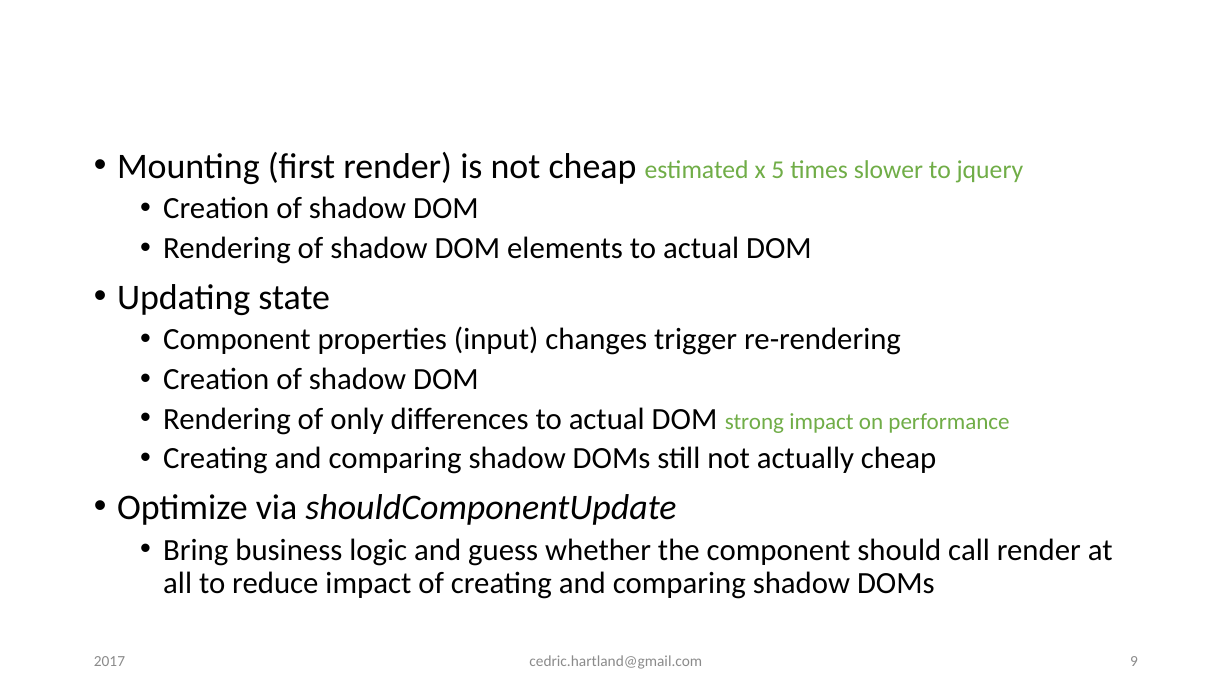
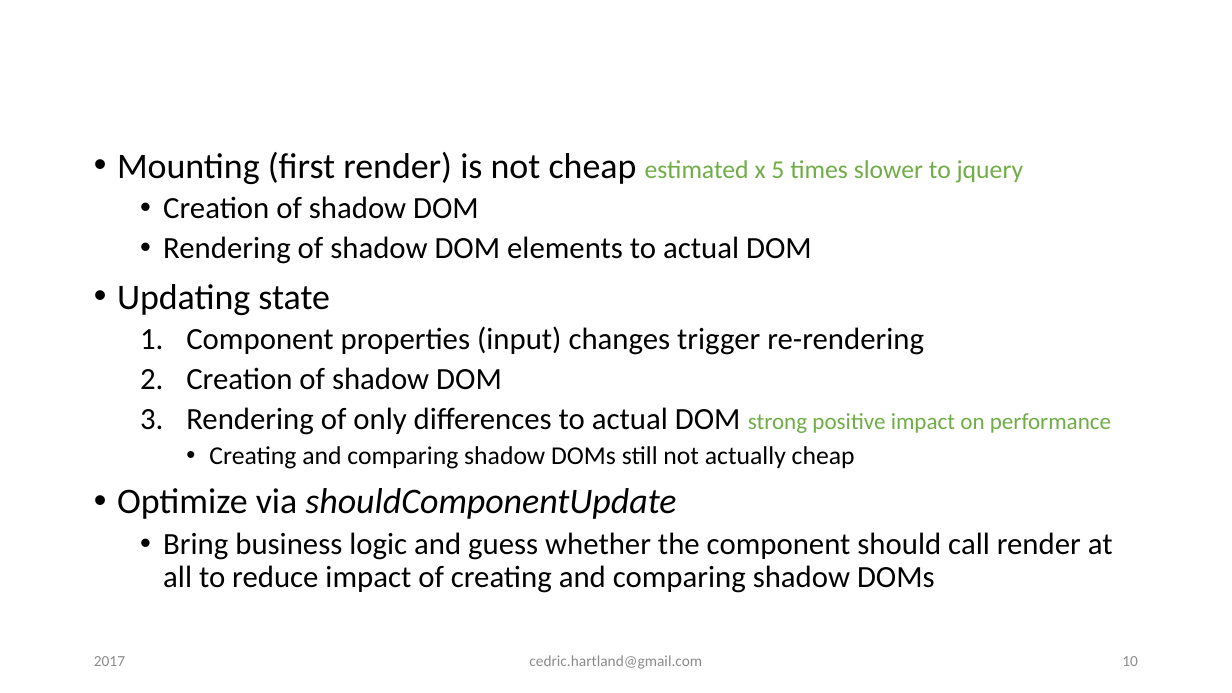
Before and after one commit to gigacool/react-redux-presentation, a slide deck: slide 10 of docs/React & Redux.pptx (slide 9 before the commit). Drawn at 1232x693 pixels with LibreOffice and Linux fonts; fonts in the diff are those of the drawing; background and template pictures are left out. Boxes give left, top, right and bottom in pixels: in the first picture for what was removed or moved away, otherwise in the second. Text is boxed around its words. In the diff, an @@ line names an element or a change of style, - is before the commit and + after.

```diff
--- a/docs/React & Redux.pptx
+++ b/docs/React & Redux.pptx
@@ text at box(186, 326, 924, 469): size 24 to 20 pt in "Creating and comparing shadow DOMs still not ..."; bullet • to 1.; list level 2 to 3 in "Creating and comparing shadow DOMs ..." @@
@@ text at box(186, 407, 1111, 435): text changed @@
-  • Rendering of only differences to actual DOM strong impact on performance
+  3. Rendering of only differences to actual DOM strong positive impact on performance
@@ page number at box(1122, 656, 1138, 666): text changed @@
-9
+10
```
Also in this commit, not shown: 4 other slides changed, 4 slides added, 1 other file.
